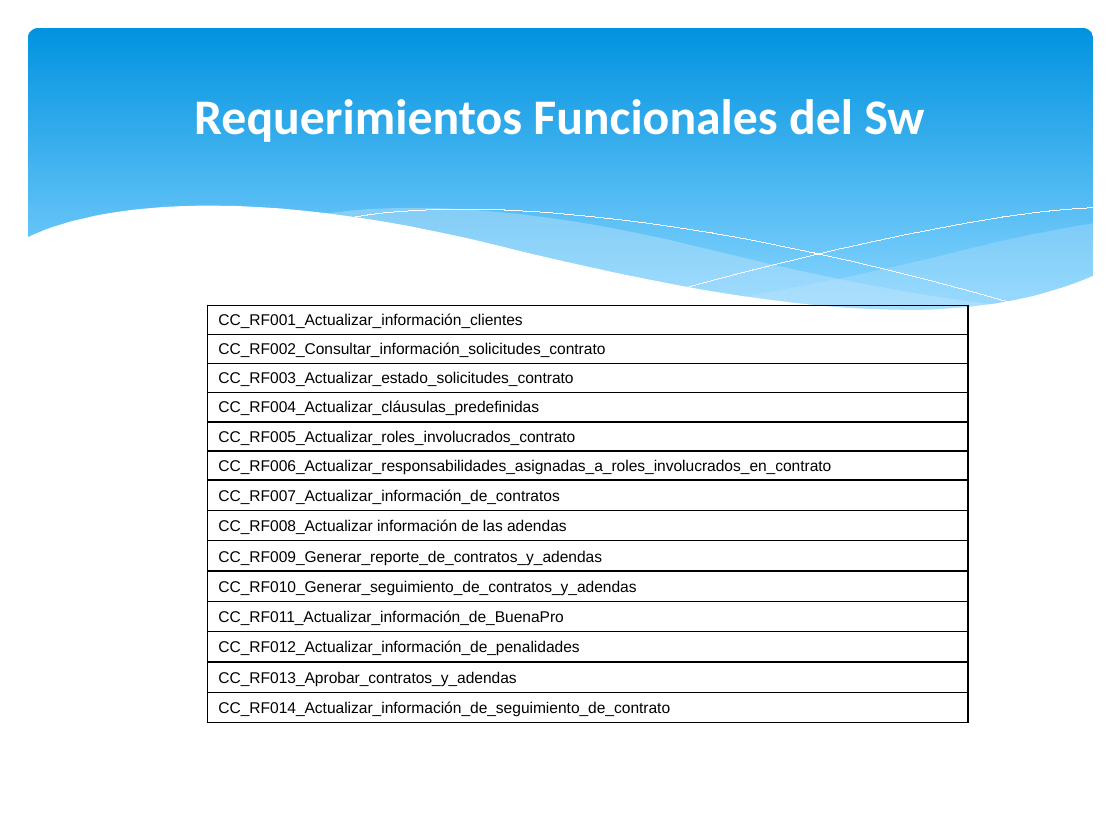
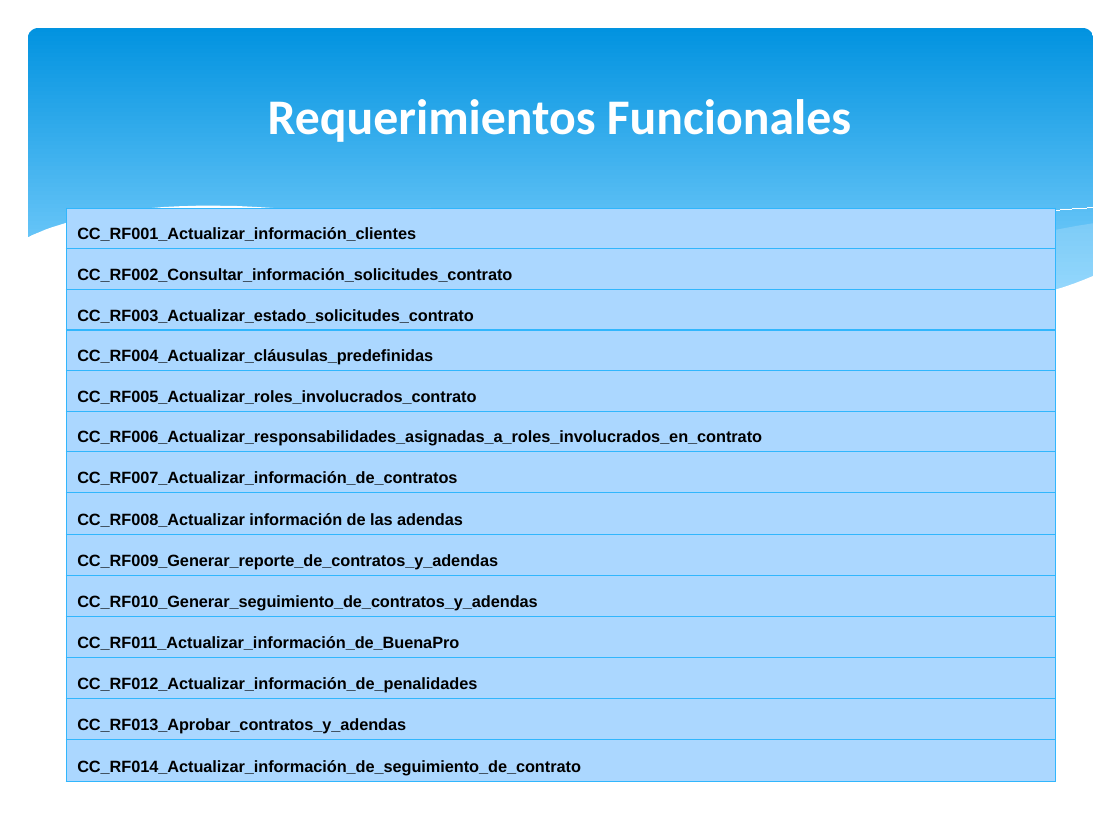
Before and after one commit to orlysemperfi/tp2-contratos-clientes, a slide deck: slide 4 of ITERACION 3/SUB ITERACION 4/PPT SUB-ITERACION 4 v1.1.pptx (slide 3 before the commit). Drawn at 1120x840 pixels with LibreOffice and Linux fonts; fonts in the diff are those of the drawing. Boxes give left, top, right and bottom in pixels: in the first picture for what was removed or moved away, otherwise in the second. Text is boxed around its words. In the diff, an @@ line names an element or a change of style, - is before the commit and + after.

```diff
--- a/ITERACION 3/SUB ITERACION 4/PPT SUB-ITERACION 4 v1.1.pptx
+++ b/ITERACION 3/SUB ITERACION 4/PPT SUB-ITERACION 4 v1.1.pptx
@@ text at (268,99,851,142): text changed @@
-Requerimientos Funcionales del Sw
+Requerimientos Funcionales
@@ table at (66,208,1055,782) @@
@@ size 10 to 10.5 pt, bold on @@
@@ borders changed @@
@@ table: place and size @@
-table at (207,306,968,728)
+table at (66,208,1055,782)
```
Also in this commit, not shown: 16 other slides changed, 4 slides added, 1 other file.
